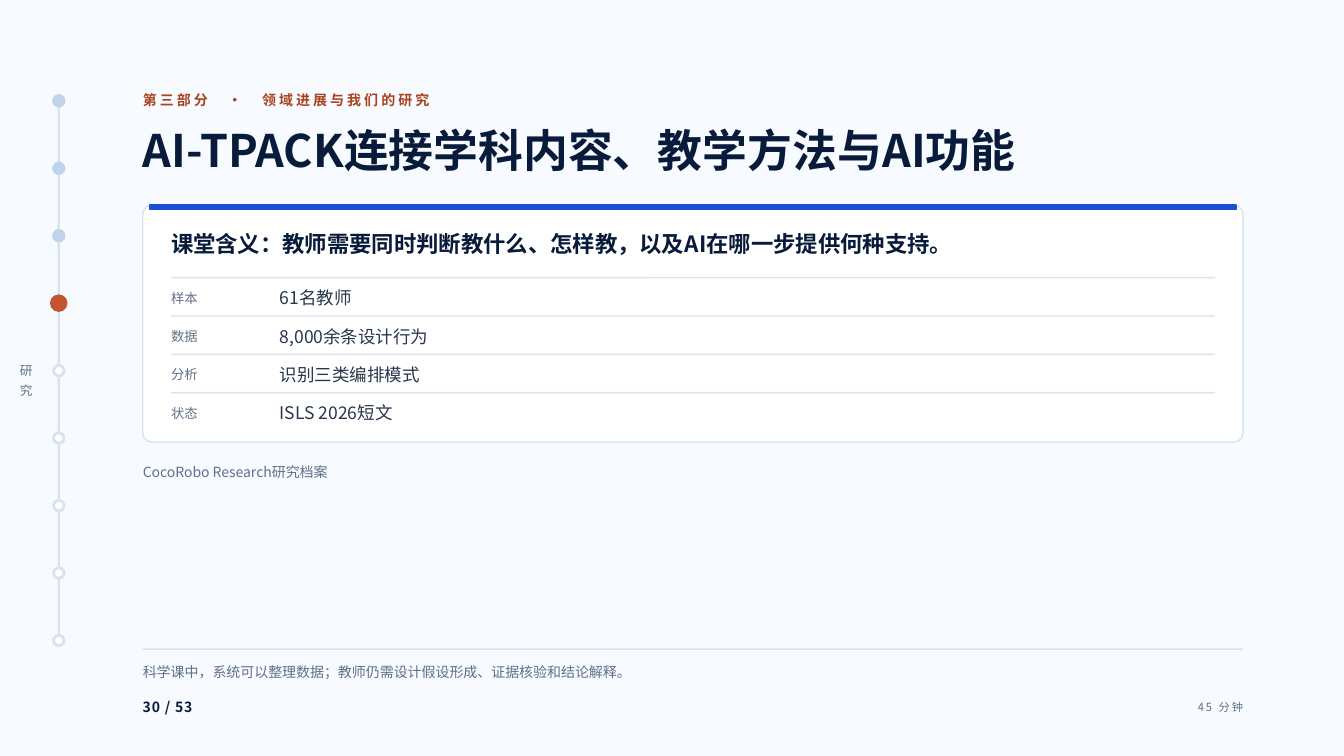
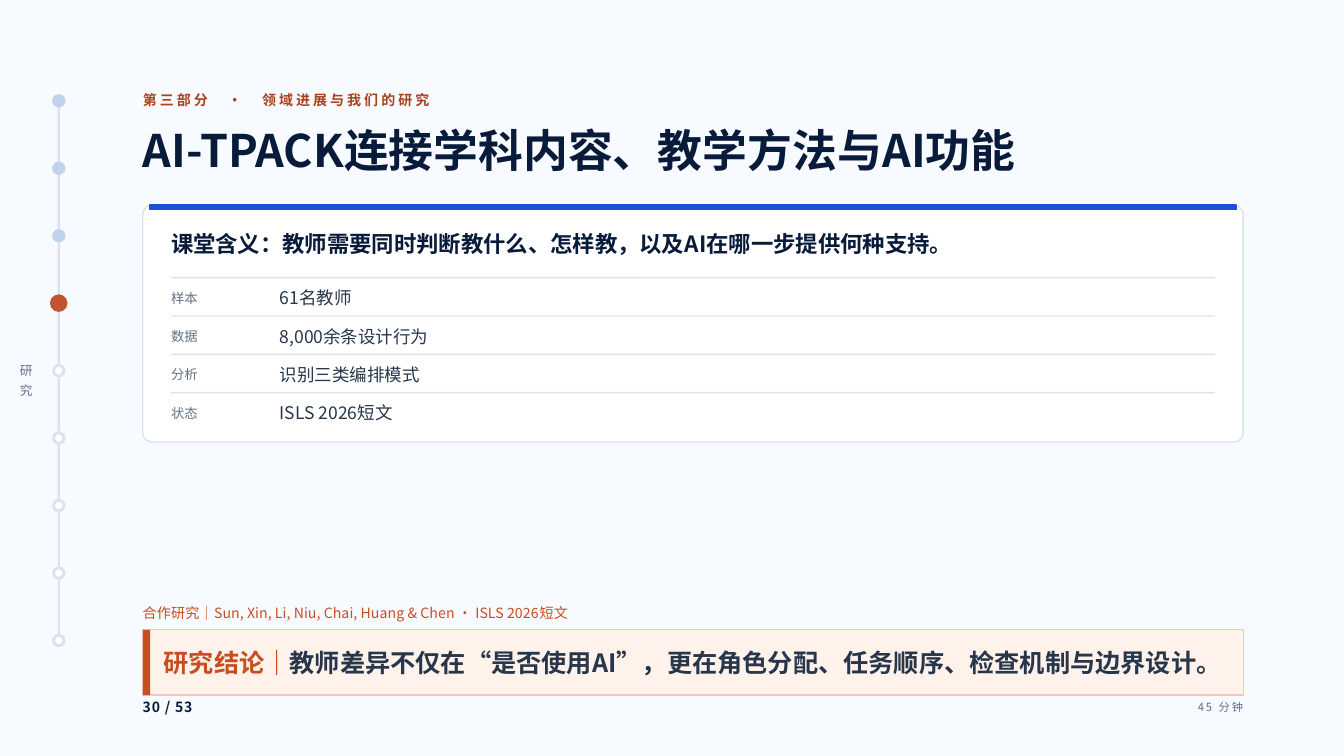
Before and after one commit to tonyxinvip/slides, a slide deck: slide 30 of student-ai-cognitive-division-2026/downloads/student-ai-cognitive-division-2026.pptx. Drawn at 1344x756 pixels with LibreOffice and Linux fonts; fonts in the diff are those of the drawing. Boxes give left, top, right and bottom in pixels: in the first picture for what was removed or moved away, otherwise in the second. Text is boxed around its words. In the diff, an @@ line names an element or a change of style, - is before the commit and + after.

```diff
--- a/student-ai-cognitive-division-2026/downloads/student-ai-cognitive-division-2026.pptx
+++ b/student-ai-cognitive-division-2026/downloads/student-ai-cognitive-division-2026.pptx
@@ text at [143, 605, 568, 622]: text changed; size 10 to 10.1 pt; text colour #5F7088 to #C74E22 @@
-CocoRobo Research研究档案
+合作研究｜Sun, Xin, Li, Niu, Chai, Huang & Chen · ISLS 2026短文
@@ rectangle "研究结论｜教师差异不仅在“是否使用AI”，更在角色分配、任务顺序、检查机制与边界设计。": place and size @@
-rectangle "研究结论｜教师差异不仅在“是否使用AI”，更在角色分配、任务顺序、检查机制与边界设计。" at [143, 665, 631, 679]
+rectangle "研究结论｜教师差异不仅在“是否使用AI”，更在角色分配、任务顺序、检查机制与边界设计。" at [143, 630, 1244, 696]
@@ rectangle "研究结论｜教师差异不仅在“是否使用AI”，更在角色分配、任务顺序、检查机制与边界设计。" at [143, 630, 1244, 696]: vertical alignment top to middle; fill none to #FFF2EA; outline none to #F3C8B7 0.75 pt @@
@@ rectangle added at [143, 630, 150, 696], fill #C74E22 @@
@@ text in rectangle at [164, 650, 1222, 676]: text changed; size 10 to 18 pt; text colour #5F7088 to #27364A; bold on @@
-科学课中，系统可以整理数据；教师仍需设计假设形成、证据核验和结论解释。
+研究结论｜教师差异不仅在“是否使用AI”，更在角色分配、任务顺序、检查机制与边界设计。
```
Also in this commit, not shown: 25 other slides changed, 57 other files.
